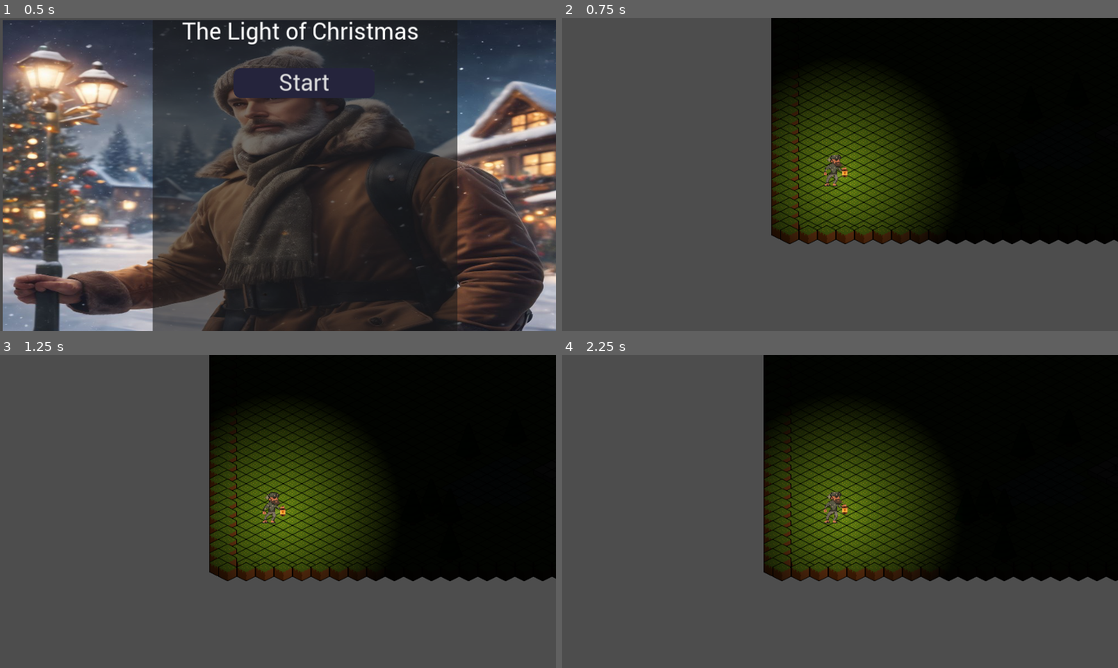
Above: before the commit, frames 1-4 (two rows, left to right).
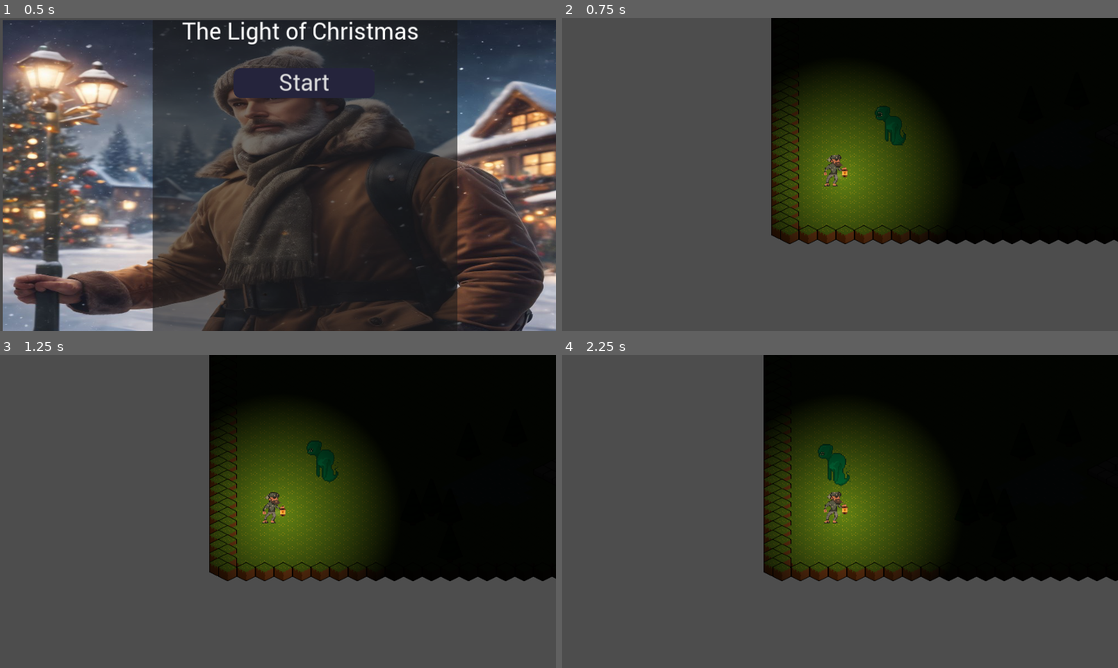
Above: after the commit, the same moments.

Repository: Overheated1/the-light-of-christmas
Game: Godot game, scene res://nodes/mainScene.tscn
The game is run twice, just before and just after one commit, with the same random seed, the same clock (stepped at 60 frames per second) and the same inputs.
Inputs (mouse positions are in pixels of both pictures, inside the frame that each line leads up to):
- Up to frame 1 (0.5 s): no input
- Up to frame 2 (0.75 s): click "Start" at 0.5 s
- Up to frame 3 (1.25 s): no input
- Up to frame 4 (2.25 s): tap Enter at 1.25 s; move the mouse to (962, 495) at 1.27 s; tap A (A) at 1.35 s; tap D (D) at 1.55, 2.1 s; move the mouse to (728, 527) at 2.02 s

Frame 1 is identical in both runs. In frame 2, 1.9% of the frame differs, in the area x 41-69%, y 19-68%; in frame 3, 1.9%; in frame 4, 2.0%, in the area x 40-69%, y 19-68%.

Commit message:
adding the pathfinding logic

Diff:
--- a/nodes/1_level.tscn
+++ b/nodes/1_level.tscn
@@ -1,10 +1,18 @@
-[gd_scene load_steps=7 format=3 uid="uid://c26firmttkw2t"]
+[gd_scene load_steps=9 format=3 uid="uid://c26firmttkw2t"]
 
 [ext_resource type="PackedScene" uid="uid://bmsklrhagbxg8" path="res://nodes/player.tscn" id="1_rw4a3"]
 [ext_resource type="PackedScene" uid="uid://45t0lrww8wip" path="res://nodes/firewood.tscn" id="2_e7lc6"]
 [ext_resource type="Texture2D" uid="uid://dyxt1aj6rwpok" path="res://assets/tiles.png" id="3_op61h"]
+[ext_resource type="PackedScene" uid="uid://cugdppjv7i7gl" path="res://nodes/enemy.tscn" id="4_lwskj"]
 
 [sub_resource type="CanvasTexture" id="CanvasTexture_1b3v3"]
+
+[sub_resource type="NavigationPolygon" id="NavigationPolygon_d6fin"]
+vertices = PackedVector2Array(16, 0, 17, 8, -1, 16, -15, 8, -16, 0, 0, -8)
+polygons = Array[PackedInt32Array]([PackedInt32Array(0, 1, 2, 3, 4, 5)])
+outlines = Array[PackedVector2Array]([PackedVector2Array(0, -8, -16, 0, -15.25, 8, -0.5, 15.75, 16.5, 7.75, 16, 0)])
+source_geometry_group_name = &"navigation_polygon_source_group"
+agent_radius = 0.0
 
 [sub_resource type="TileSetAtlasSource" id="TileSetAtlasSource_34oa7"]
 texture = ExtResource("3_op61h")
@@ -52,6 +60,7 @@
 1:0/0 = 0
 1:0/0/physics_layer_0/linear_velocity = Vector2(0, 0)
 1:0/0/physics_layer_0/angular_velocity = 0.0
+1:0/0/navigation_layer_0/polygon = SubResource("NavigationPolygon_d6fin")
 0:0/0 = 0
 0:0/0/physics_layer_0/linear_velocity = Vector2(0, 0)
 0:0/0/physics_layer_0/angular_velocity = 0.0
@@ -62,6 +71,7 @@
 tile_layout = 5
 tile_size = Vector2i(32, 16)
 physics_layer_0/collision_layer = 1
+navigation_layer_0/layers = 1
 sources/2 = SubResource("TileSetAtlasSource_34oa7")
 
 [node name="1Level" type="Node2D"]
@@ -92,3 +102,7 @@
 layer_0/tile_data = PackedInt32Array(4390978, 65538, 1, 4325443, 65538, 1, 4259908, 65538, 1, 4194373, 65538, 1, 412883 …(156217 unchanged characters)…
 layer_1/z_index = 1
 layer_1/tile_data = PackedInt32Array(3145797, 393218, 0, 3276869, 393218, 0, 3145799, 393218, 0, 2555976, 2, 0, 2490440, 2, 0, 2424904, 2, 0, 2555977, 2, 0, 2555978, 2, 0, 2490442, 2, 0, 2424905, 2, 0, 2424906, 2, 0, 2359362, 393218, 0, 2621505, 393218, 0, 3407947, 393218, 0)
+
+[node name="enemy" parent="." node_paths=PackedStringArray("player") instance=ExtResource("4_lwskj")]
+position = Vector2(185, 891)
+player = NodePath("../Player")
--- /dev/null
+++ b/nodes/enemy.tscn
@@ -0,0 +1,68 @@
+[gd_scene load_steps=6 format=3 uid="uid://cugdppjv7i7gl"]
+
+[ext_resource type="Script" path="res://scripts/enemy.gd" id="1_5nf11"]
+[ext_resource type="Texture2D" uid="uid://djjt47bjqari5" path="res://assets/sprite_e.png" id="1_okdax"]
+
+[sub_resource type="Animation" id="Animation_wo56g"]
+resource_name = "IDLE"
+loop_mode = 1
+tracks/0/type = "value"
+tracks/0/imported = false
+tracks/0/enabled = true
+tracks/0/path = NodePath(".:frame")
+tracks/0/interp = 1
+tracks/0/loop_wrap = true
+tracks/0/keys = {
+"times": PackedFloat32Array(0, 0.3, 0.6),
+"transitions": PackedFloat32Array(1, 1, 1),
+"update": 1,
+"values": [0, 1, 2]
+}
+
+[sub_resource type="Animation" id="Animation_alimm"]
+length = 0.001
+tracks/0/type = "value"
+tracks/0/imported = false
+tracks/0/enabled = true
+tracks/0/path = NodePath(".:frame")
+tracks/0/interp = 1
+tracks/0/loop_wrap = true
+tracks/0/keys = {
+"times": PackedFloat32Array(0),
+"transitions": PackedFloat32Array(1),
+"update": 1,
+"values": [0]
+}
+
+[sub_resource type="AnimationLibrary" id="AnimationLibrary_rvtme"]
+_data = {
+"IDLE": SubResource("Animation_wo56g"),
+"RESET": SubResource("Animation_alimm")
+}
+
+[node name="enemy" type="CharacterBody2D"]
+collision_layer = 2
+collision_mask = 3
+script = ExtResource("1_5nf11")
+
+[node name="Sprite2D" type="Sprite2D" parent="."]
+position = Vector2(-8.5, -7.25)
+scale = Vector2(0.226562, 0.222656)
+texture = ExtResource("1_okdax")
+hframes = 3
+
+[node name="AnimationPlayer" type="AnimationPlayer" parent="Sprite2D"]
+libraries = {
+"": SubResource("AnimationLibrary_rvtme")
+}
+
+[node name="CollisionPolygon2D" type="CollisionPolygon2D" parent="."]
+polygon = PackedVector2Array(-29, 19, -2, 21, -8, 14)
+
+[node name="NavigationAgent2D" type="NavigationAgent2D" parent="."]
+
+[node name="Timer" type="Timer" parent="."]
+wait_time = 0.5
+autostart = true
+
+[connection signal="timeout" from="Timer" to="." method="_on_timer_timeout"]
--- a/nodes/player.tscn
+++ b/nodes/player.tscn
@@ -1,23 +1,9 @@
-[gd_scene load_steps=12 format=3 uid="uid://bmsklrhagbxg8"]
+[gd_scene load_steps=13 format=3 uid="uid://bmsklrhagbxg8"]
 
 [ext_resource type="Script" path="res://scripts/player.gd" id="1_sw7ne"]
 [ext_resource type="Texture2D" uid="uid://bq2uy05dd6lt8" path="res://assets/sprite_p.png" id="2_pmgke"]
+[ext_resource type="Script" path="res://scripts/less_light.gd" id="3_5lrot"]
 [ext_resource type="Script" path="res://scripts/state_machine.gd" id="3_k56ap"]
-
-[sub_resource type="Animation" id="Animation_0oe8p"]
-length = 0.001
-tracks/0/type = "value"
-tracks/0/imported = false
-tracks/0/enabled = true
-tracks/0/path = NodePath(".:frame")
-tracks/0/interp = 1
-tracks/0/loop_wrap = true
-tracks/0/keys = {
-"times": PackedFloat32Array(0),
-"transitions": PackedFloat32Array(1),
-"update": 1,
-"values": [0]
-}
 
 [sub_resource type="Animation" id="Animation_w0dyh"]
 resource_name = "IDLE"
@@ -34,6 +20,21 @@
 "transitions": PackedFloat32Array(1, 1, 1),
 "update": 1,
 "values": [0, 1, 3]
+}
+
+[sub_resource type="Animation" id="Animation_0oe8p"]
+length = 0.001
+tracks/0/type = "value"
+tracks/0/imported = false
+tracks/0/enabled = true
+tracks/0/path = NodePath(".:frame")
+tracks/0/interp = 1
+tracks/0/loop_wrap = true
+tracks/0/keys = {
+"times": PackedFloat32Array(0),
+"transitions": PackedFloat32Array(1),
+"update": 1,
+"values": [0]
 }
 
 [sub_resource type="AnimationLibrary" id="AnimationLibrary_s4er5"]
@@ -67,6 +68,8 @@
 fill_from = Vector2(0.5, 0.5)
 
 [node name="Player" type="CharacterBody2D"]
+collision_layer = 2
+collision_mask = 3
 script = ExtResource("1_sw7ne")
 
 [node name="Sprite2D" type="Sprite2D" parent="."]
@@ -83,9 +86,10 @@
 [node name="Camera2D" type="Camera2D" parent="."]
 zoom = Vector2(2, 2)
 
-[node name="Timer" type="Timer" parent="."]
+[node name="less_light" type="Timer" parent="."]
 wait_time = 3600.0
 autostart = true
+script = ExtResource("3_5lrot")
 
 [node name="StateMachine" type="Node" parent="."]
 script = ExtResource("3_k56ap")
@@ -106,4 +110,4 @@
 scale = Vector2(0.348132, 0.310692)
 texture = SubResource("GradientTexture2D_hh5y0")
 
-[connection signal="timeout" from="Timer" to="." method="_on_timer_timeout"]
+[connection signal="timeout" from="less_light" to="less_light" method="_on_timeout"]
--- /dev/null
+++ b/scripts/enemy.gd
@@ -0,0 +1,43 @@
+extends CharacterBody2D
+
+enum {IDLE,RUN,ATTACK,DEAD}
+var state
+var current_animation
+var new_animation
+const speed = 75
+@export var player : Node2D
+@onready var nav_agent := $NavigationAgent2D as NavigationAgent2D
+
+
+func transition_to(new_state):
+	state = new_state
+	match state:
+		"IDLE":
+			new_animation = "IDLE"
+		"RUN":
+			new_animation = "RUN"
+		"ATTACK":
+			new_animation = "ATTACK"
+		"DEAD":
+			new_animation = "DEAD"
+		_:
+			pass
+
+# Called when the node enters the scene tree for the first time.
+func _ready():
+	transition_to("IDLE")
+
+func _physics_process(_delta : float) -> void:
+	if current_animation != new_animation:
+		current_animation = new_animation
+		$Sprite2D/AnimationPlayer.play(current_animation)
+	var dir = to_local(nav_agent.get_next_path_position()).normalized()
+	velocity = dir * speed
+	$Sprite2D.flip_h = velocity.x > 0
+	move_and_slide()
+
+func make_path() -> void:
+	nav_agent.target_position = player.global_position
+
+func _on_timer_timeout():
+	make_path()
--- /dev/null
+++ b/scripts/less_light.gd
@@ -0,0 +1,8 @@
+extends Timer
+
+
+func _on_timeout():
+	if $Fire.texture_scale > 0.2:
+		$Fire.texture_scale -= 0.2
+	else:
+		GLOBAL.to("res://nodes/mainScene.tscn")
--- a/scripts/player.gd
+++ b/scripts/player.gd
@@ -14,7 +14,6 @@
 
 func transition_to(new_state):
 	state = new_state
-	print(state)
 	match state:
 		"IDLE":
 			new_animation = "IDLE"
@@ -26,7 +25,6 @@
 			new_animation = "DEAD"
 		_:
 			pass
-			#new_animation = "IDLE"
 
 # Called when the node enters the scene tree for the first time.
 func _ready():
@@ -73,10 +71,3 @@
 	#if velocity.y != 0:
 		#$AnimatedSprite.animation = "Subir"
 		#$AnimatedSprite.flip_h = false
-
-
-func _on_timer_timeout():
-	if $Fire.texture_scale > 0.2:
-		$Fire.texture_scale -= 0.2
-	else:
-		GLOBAL.to("res://nodes/mainScene.tscn")
Binary file changed: assets/tiles.png
